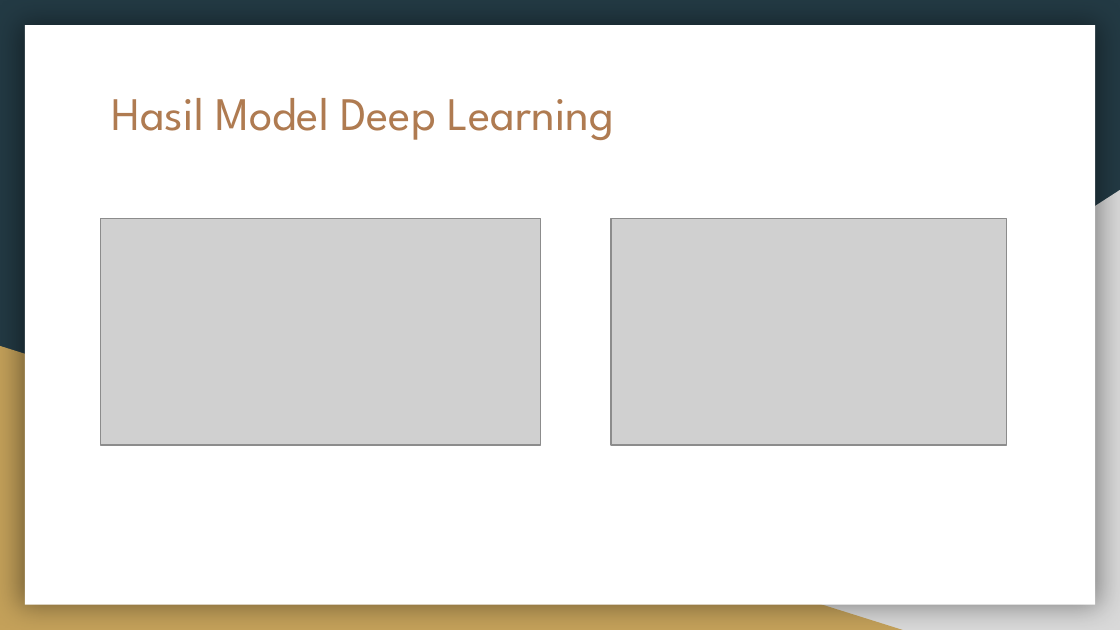
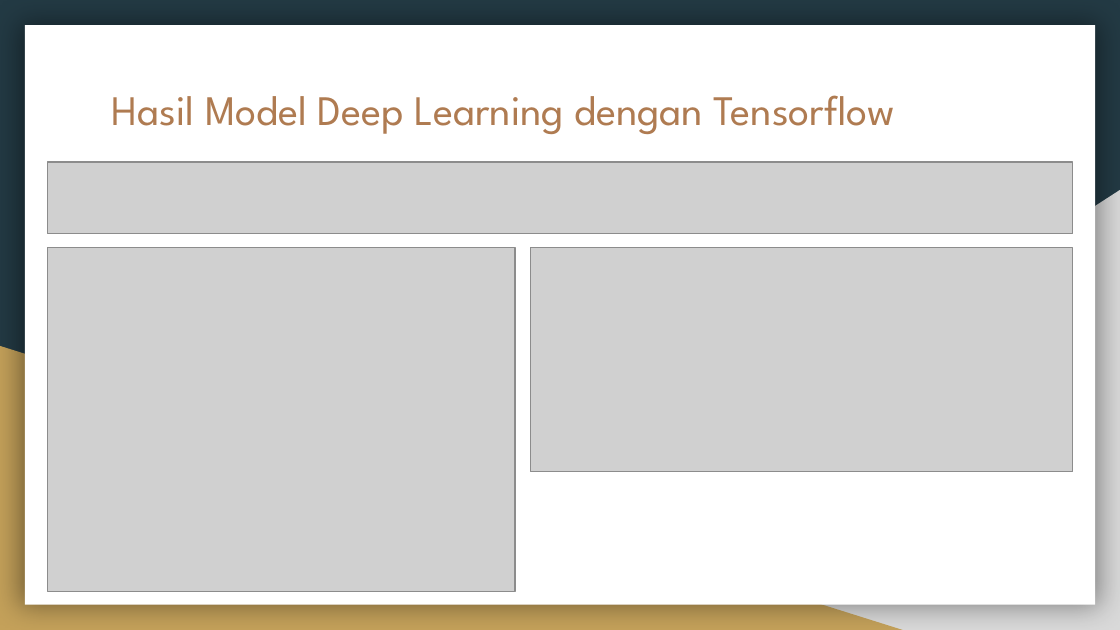
Before and after one commit to raihaneka50908/F_DSC2200908_08_Raihan_hate-speech_Platinum, a slide deck: slide 7 of Challenge Platinum_ Membuat API untuk Analisis Sentimen dan Laporan Analisis Data berdasarkan Sentimen.pptx (slide 3 before the commit). Drawn at 1120x630 pixels with LibreOffice and Linux fonts; fonts in the diff are those of the drawing; grey boxes stand for pictures. Boxes give left, top, right and bottom in pixels: in the first picture for what was removed or moved away, otherwise in the second. Text is boxed around its words. In the diff, an @@ line names an element or a change of style, - is before the commit and + after.

```diff
--- a/Challenge Platinum_ Membuat API untuk Analisis Sentimen dan Laporan Analisis Data berdasarkan Sentimen.pptx
+++ b/Challenge Platinum_ Membuat API untuk Analisis Sentimen dan Laporan Analisis Data berdasarkan Sentimen.pptx
@@ title at [112,95,895,134]: text changed; size 30 to 27 pt @@
-Hasil Model Deep Learning
+Hasil Model Deep Learning dengan Tensorflow
@@ picture added at [47,162,1073,234] @@
@@ picture removed at [101,218,541,445] @@
@@ picture added at [47,248,515,591] @@
@@ picture: place and size @@
-picture at [612,218,1007,445]
+picture at [531,248,1073,472]
```
Also in this commit, not shown: 1 other slide changed, 7 slides added, 5 slides removed.
